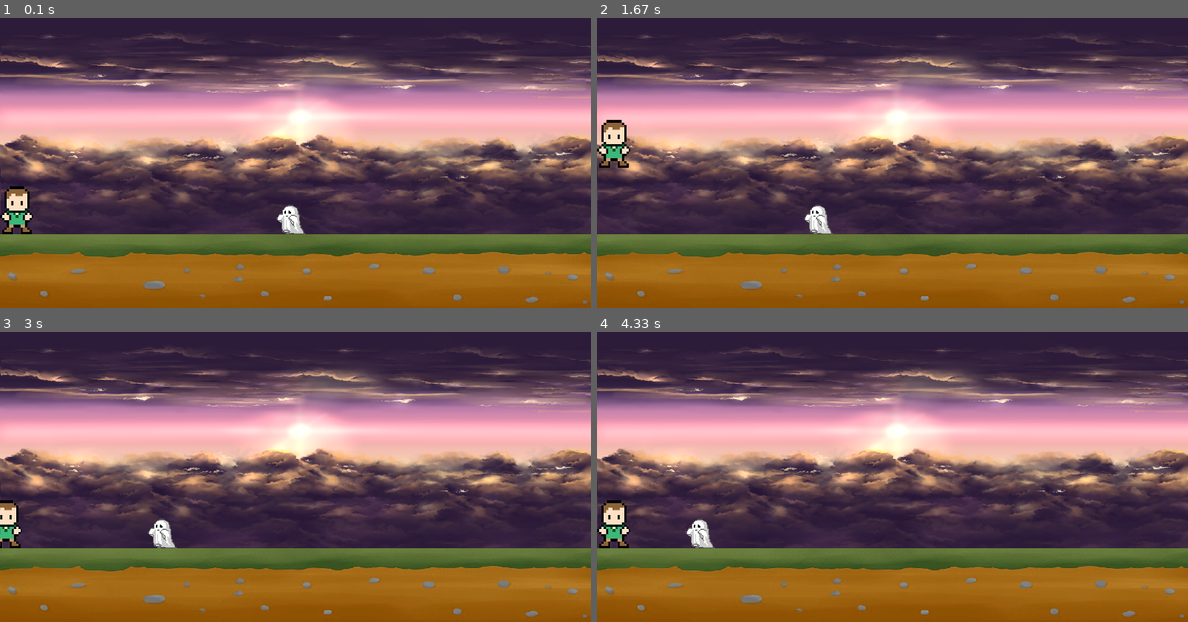
Above: before the commit, frames 1-4 (two rows, left to right).
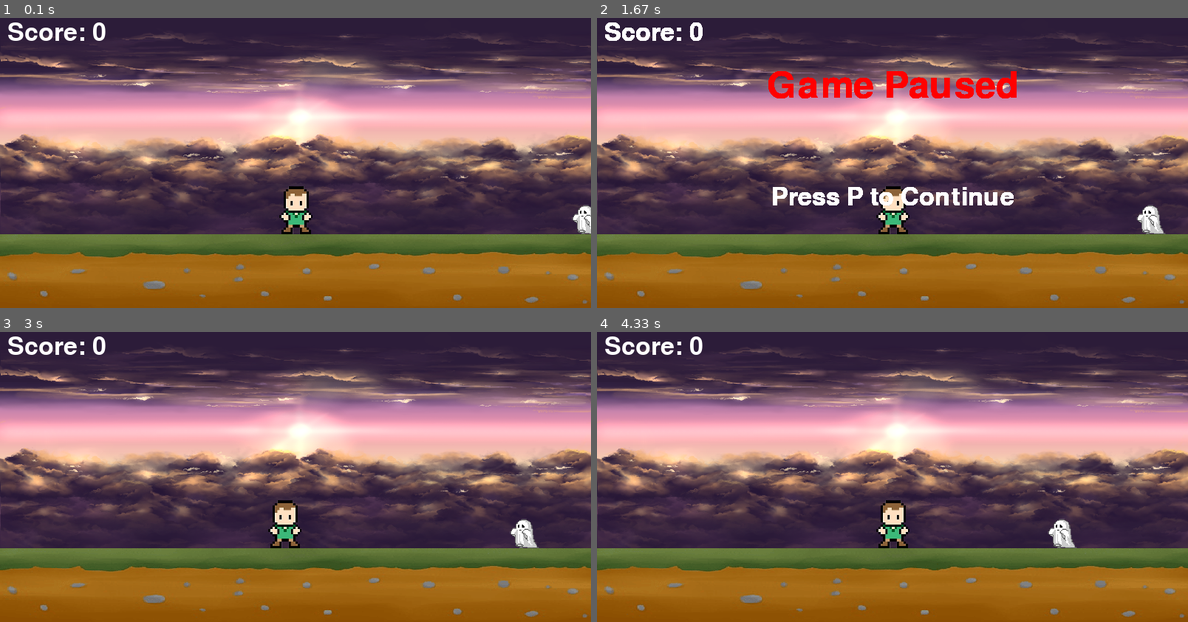
Above: after the commit, the same moments.

Repository: bao333dz/first_game
Game: pygame game, started from pygame/visual.py
Same seed, same stepped clock (60 frames per second), same inputs: the game is played once before the commit and once after it.
Inputs (mouse positions are in pixels of both pictures, inside the frame that each line leads up to):
- Up to frame 1 (0.1 s): no input
- Up to frame 2 (1.67 s): hold P 0.33-0.8 s; hold Up 0.33-0.8 s; move the mouse to (868, 174) at 0.37 s; hold P 0.83-1.3 s; hold Up 0.83-1.3 s; hold P from 1.33 s (still down); hold Up from 1.33 s (still down); move the mouse to (892, 180) at 1.37 s
- Up to frame 3 (3 s): release P at 1.8 s; release Up at 1.8 s; hold P 2.33-2.8 s; hold Up 2.33-2.8 s; tap A at 2.83 s
- Up to frame 4 (4.33 s): tap D at 4.17 s

The runs differ from the first frame. In frame 1, 2.1% of the frame differs, in the area x 0-100%, y 1-75%; in frame 2, 5.4%, in the area x 0-97%, y 1-75%; in frame 3, 2.3%; in frame 4, 2.4%.

Commit message:
Update game title and enhance gameplay features; add README with instructions and game mechanics

Diff:
--- a/pygame/visual.py
+++ b/pygame/visual.py
@@ -3,40 +3,40 @@
 
 pygame.init()
 screen = pygame.display.set_mode((800, 400))
-pygame.display.set_caption("Bubble Sort")
+pygame.display.set_caption('"First Project" ahh game')
 clock = pygame.time.Clock()
+
+# Game state
 game_active = True
+pause = False
+score = 0
+draw_line = False
+ray = None
 
-#Load image
+# Load and scale images
 sky = pygame.image.load("pygame/graphics/sky.png").convert_alpha()
-#Scale images to fit window
 sky = pygame.transform.scale(sky, (800, 300))
-#Make the rectangle
-sky_rect = sky.get_rect(midtop = (400, 0))
+sky_rect = sky.get_rect(midtop=(400, 0))
 
 ground = pygame.image.load("pygame/graphics/ground.png").convert_alpha()
 ground = pygame.transform.scale(ground, (800, 100))
-ground_rect = ground.get_rect(midbottom = (400,400))
+ground_rect = ground.get_rect(midbottom=(400, 400))
 
 ghost = pygame.image.load("pygame/graphics/ghost.png").convert_alpha()
 ghost = pygame.transform.scale(ghost, (40, 40))
 ghost_rect = ghost.get_rect()
-ghost_rect.midbottom = ground_rect.midtop
+ghost_rect.midbottom = ground_rect.topright
 
 player = pygame.image.load("pygame/graphics/player.png").convert_alpha()
 player = pygame.transform.scale(player, (45, 65))
 player_rect = player.get_rect()
-player_rect.bottom = ground_rect.top
+player_rect.midbottom = ground_rect.midtop
 player_gravity = 0
 
-# score = test_font.render("My Game", True, "Black")
-# score_rect = score.get_rect()
-# score_rect.center = sky_rect.center
-
-#This is to draw the line
-draw_line = False
-#This is to define the ray aka the line drawn by mouse click
-ray = None
+# Fonts
+score_font = pygame.font.Font(None, 50)
+game_over_font = pygame.font.Font(None, 74)
+restart_font = pygame.font.Font(None, 50)
 
 while True:
     for event in pygame.event.get():
@@ -54,9 +54,25 @@
             if event.key == pygame.K_r and game_active == False:  # Restart when pressing R
                 game_active = True
                 ghost_rect.x = 830
-                player_rect.bottom = ground_rect.top
+                player_rect.midbottom = ground_rect.midtop
+            if event.key == pygame.K_p:
+                pause = not pause
 
-    if game_active:
+    if pause:
+        # Draw pause screen
+        game_over_text = game_over_font.render("Game Paused", True, "Red")
+        game_over_rect = game_over_text.get_rect(center=(400, 100))
+        screen.blit(game_over_text, game_over_rect)
+
+        restart_text = restart_font.render("Press P to Continue", True, "White")
+        restart_rect = restart_text.get_rect(center=(400, 250))
+        screen.blit(restart_text, restart_rect)
+
+        score_text = score_font.render(f"Score: {score}", True, "White")
+        score_rect = score_text.get_rect(topleft=(10, 10))
+        screen.blit(score_text, score_rect)
+
+    elif game_active:
         keys = pygame.key.get_pressed()
         if keys[pygame.K_a]:
             player_rect.x -= 5
@@ -88,24 +104,30 @@
         #Check if the line is there and collide with the ghost, the ghost disapear
             if ghost_rect.clipline(player_rect.midright, mouse_pos):
                 ghost_rect.left = 850
+                score += 1
             draw_line = False
         ray = None
 
         if ghost_rect.colliderect(player_rect):
             game_active = False
 
+        # Display score
+        score_text = score_font.render(f"Score: {score}", True, "White")
+        score_rect = score_text.get_rect(topleft=(10, 10))
+        screen.blit(score_text, score_rect)
     else:
-        # Draw a game over message
-        game_over_font = pygame.font.Font(None, 74)
+        # Draw game over screen
         game_over_text = game_over_font.render("Game Over", True, "Red")
         game_over_rect = game_over_text.get_rect(center=(400, 100))
         screen.blit(game_over_text, game_over_rect)
 
-        # Draw restart instruction
-        restart_font = pygame.font.Font(None, 50)
         restart_text = restart_font.render("Press R to Restart", True, "White")
         restart_rect = restart_text.get_rect(center=(400, 250))
         screen.blit(restart_text, restart_rect)
+
+        score_text = score_font.render(f"Score: {score}", True, "White")
+        score_rect = score_text.get_rect(topleft=(10, 10))
+        screen.blit(score_text, score_rect)
 
 
     #Update stuff to the screen
Not shown, added: README.md
